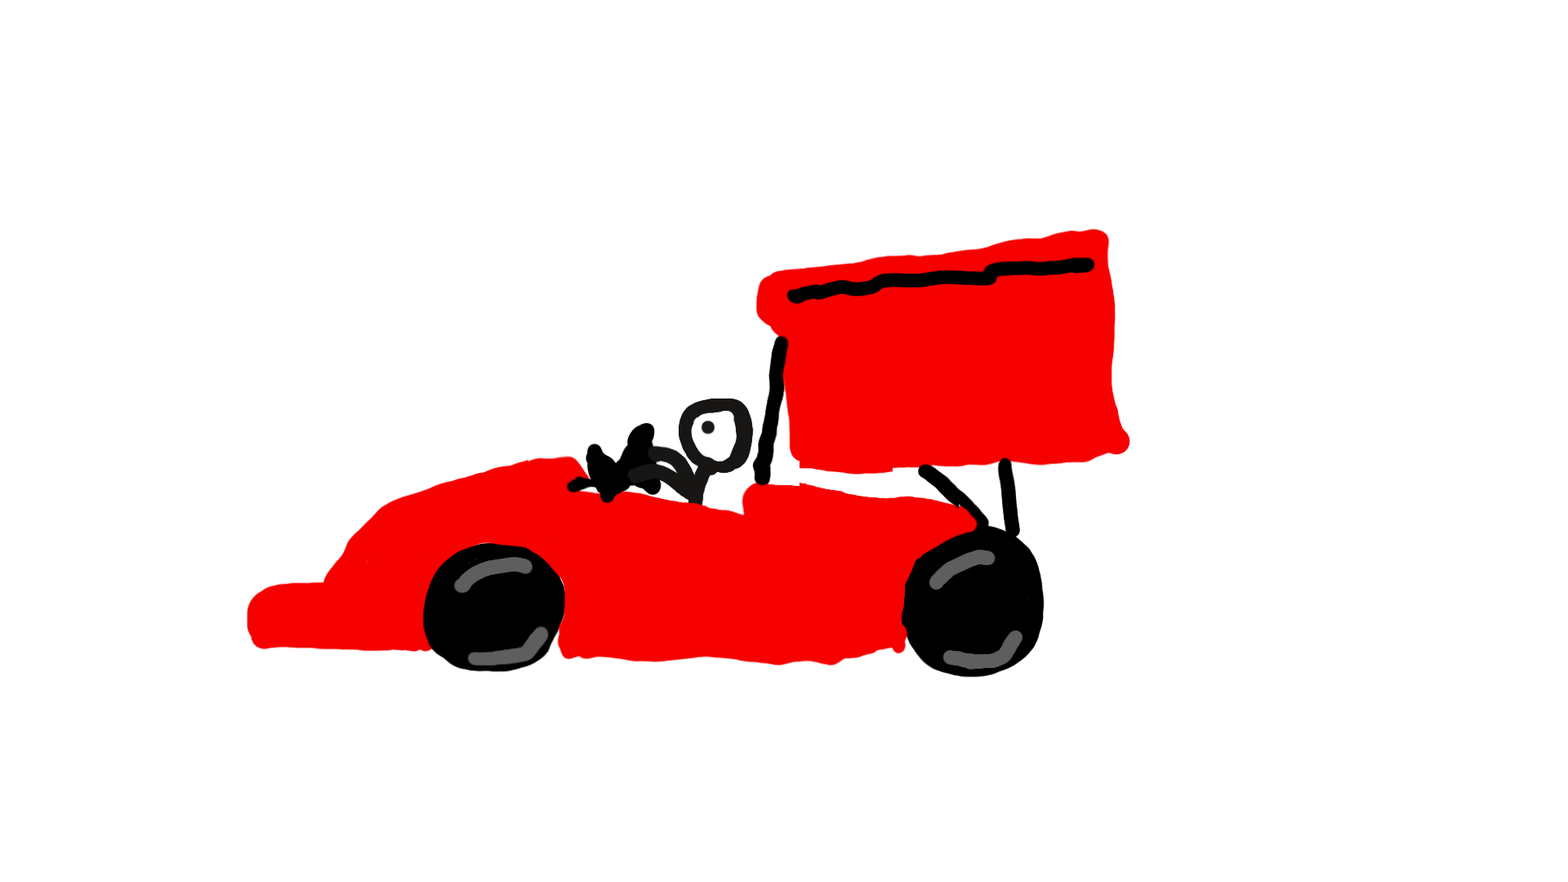
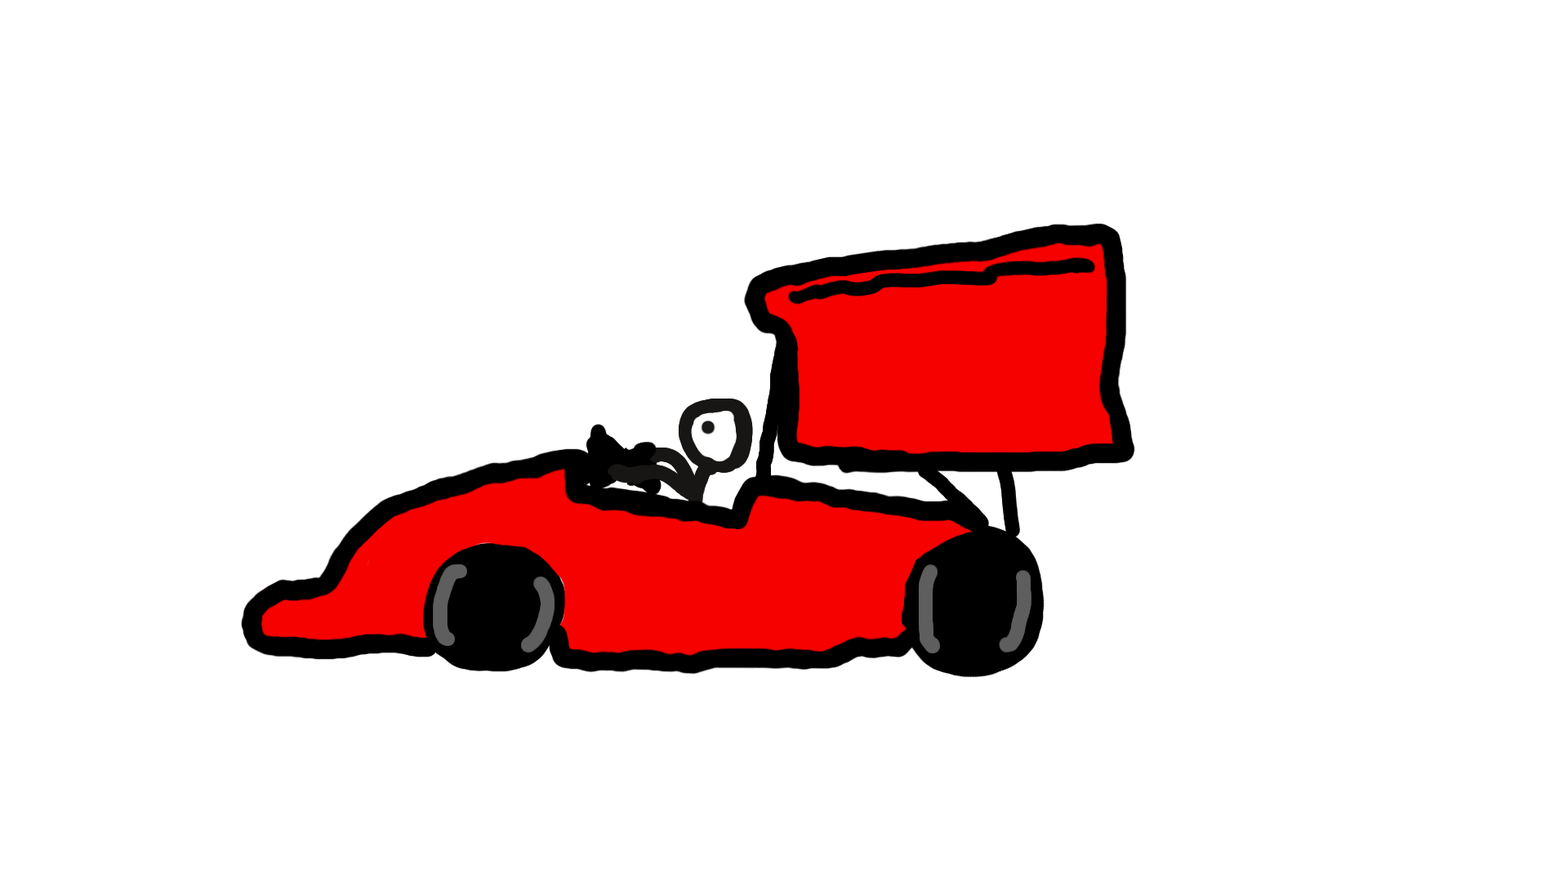
The second 1568 × 882 image is a revision of the first. Changes to its layers:
showed "Drawing Layer copy #2", painted on it over [240, 222, 1136, 675]
hid "Drawing Layer copy", painted on it over [240, 222, 1136, 675]